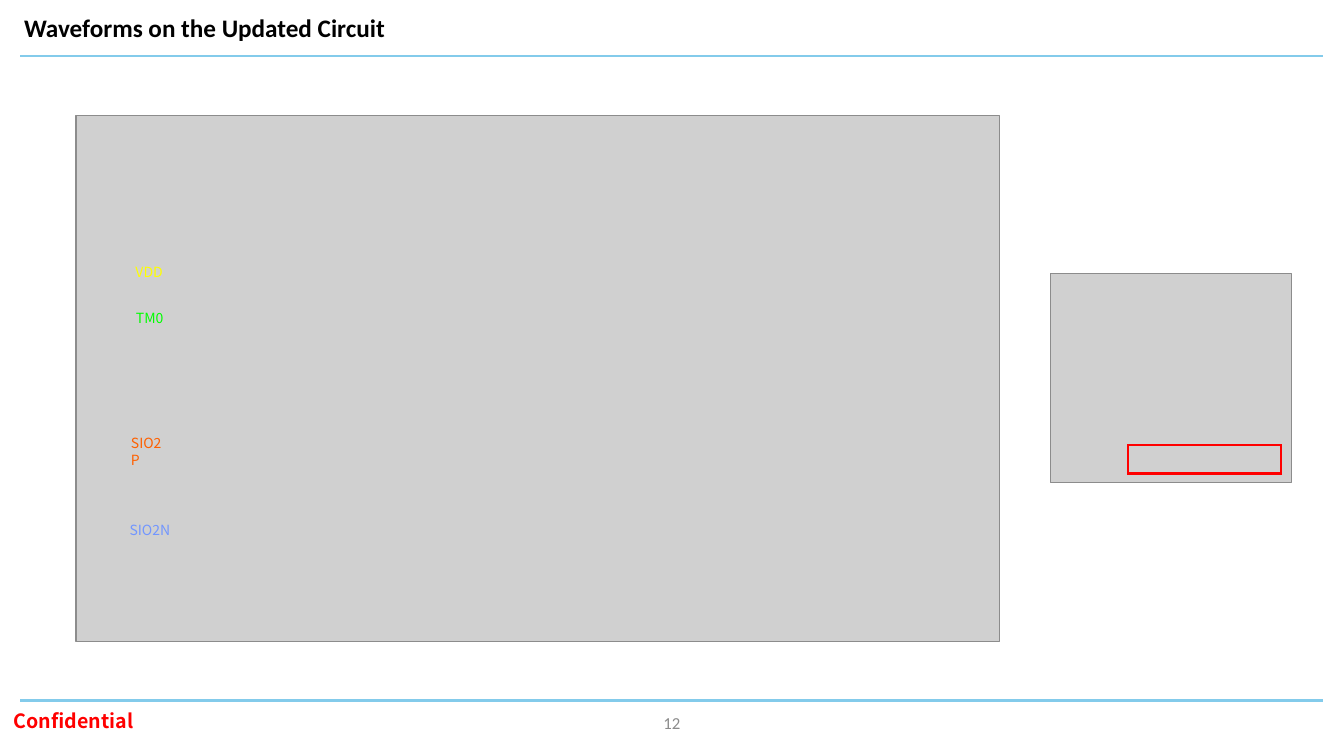
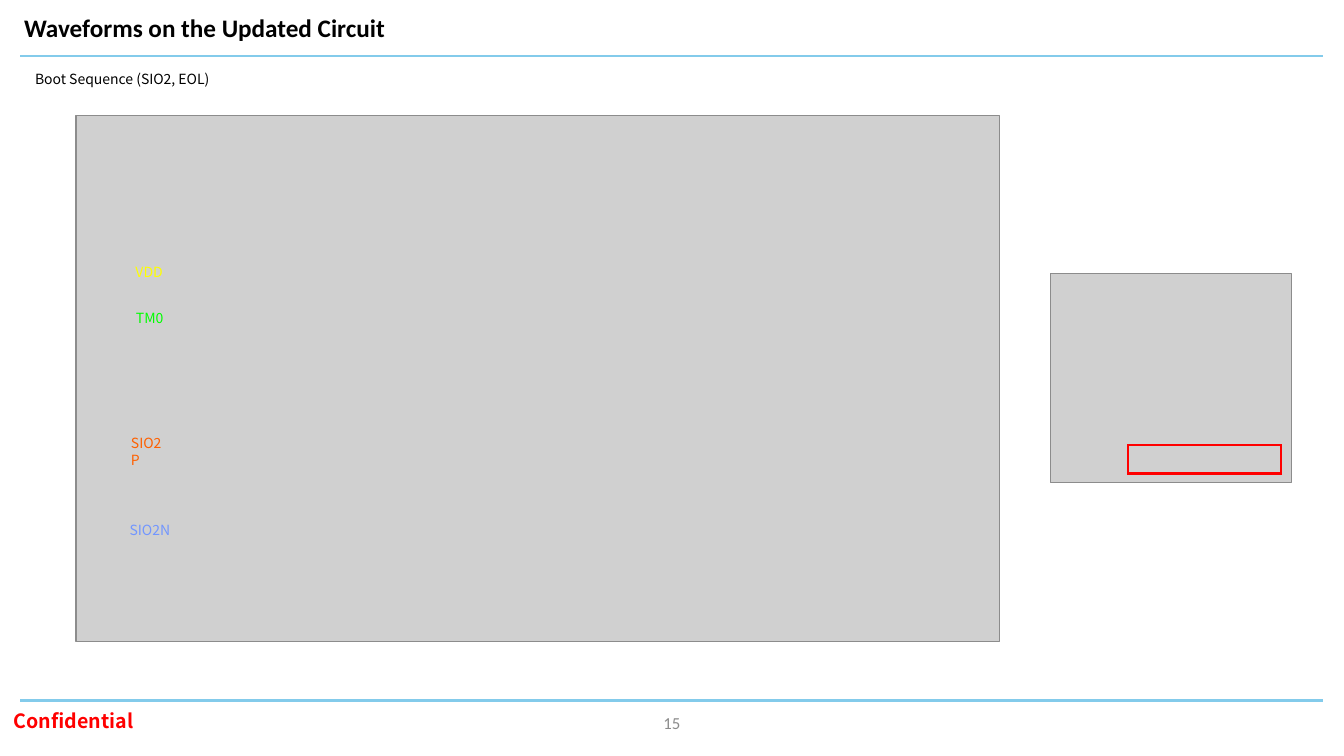
Before and after one commit to oio9595/Global_Technologies_FW, a slide deck: slide 15 of ID804/ID804_FA_Board/Docs/id804_fa_board_hw_issue_260908.pptx (slide 12 before the commit). Drawn at 1344x756 pixels with LibreOffice and Linux fonts; fonts in the diff are those of the drawing; grey boxes stand for pictures; background and template pictures are left out. Boxes give left, top, right and bottom in pixels: in the first picture for what was removed or moved away, otherwise in the second. Text is boxed around its words. In the diff, an @@ line names an element or a change of style, - is before the commit and + after.

```diff
--- a/ID804/ID804_FA_Board/Docs/id804_fa_board_hw_issue_260908.pptx
+++ b/ID804/ID804_FA_Board/Docs/id804_fa_board_hw_issue_260908.pptx
@@ text added at bbox=[35, 72, 209, 87], 10 pt, text #000000 @@
+Boot Sequence (SIO2, EOL)
@@ page number at bbox=[663, 718, 680, 729]: text changed @@
-12
+15
```
Also in this commit, not shown: 7 other slides changed, 5 slides added, 2 slides removed, 4 other files.
